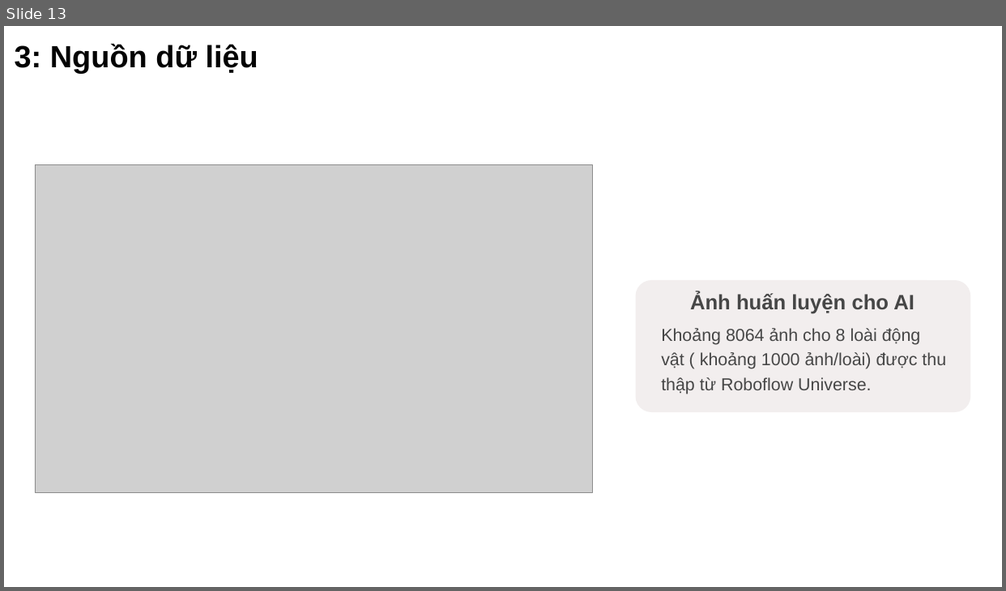
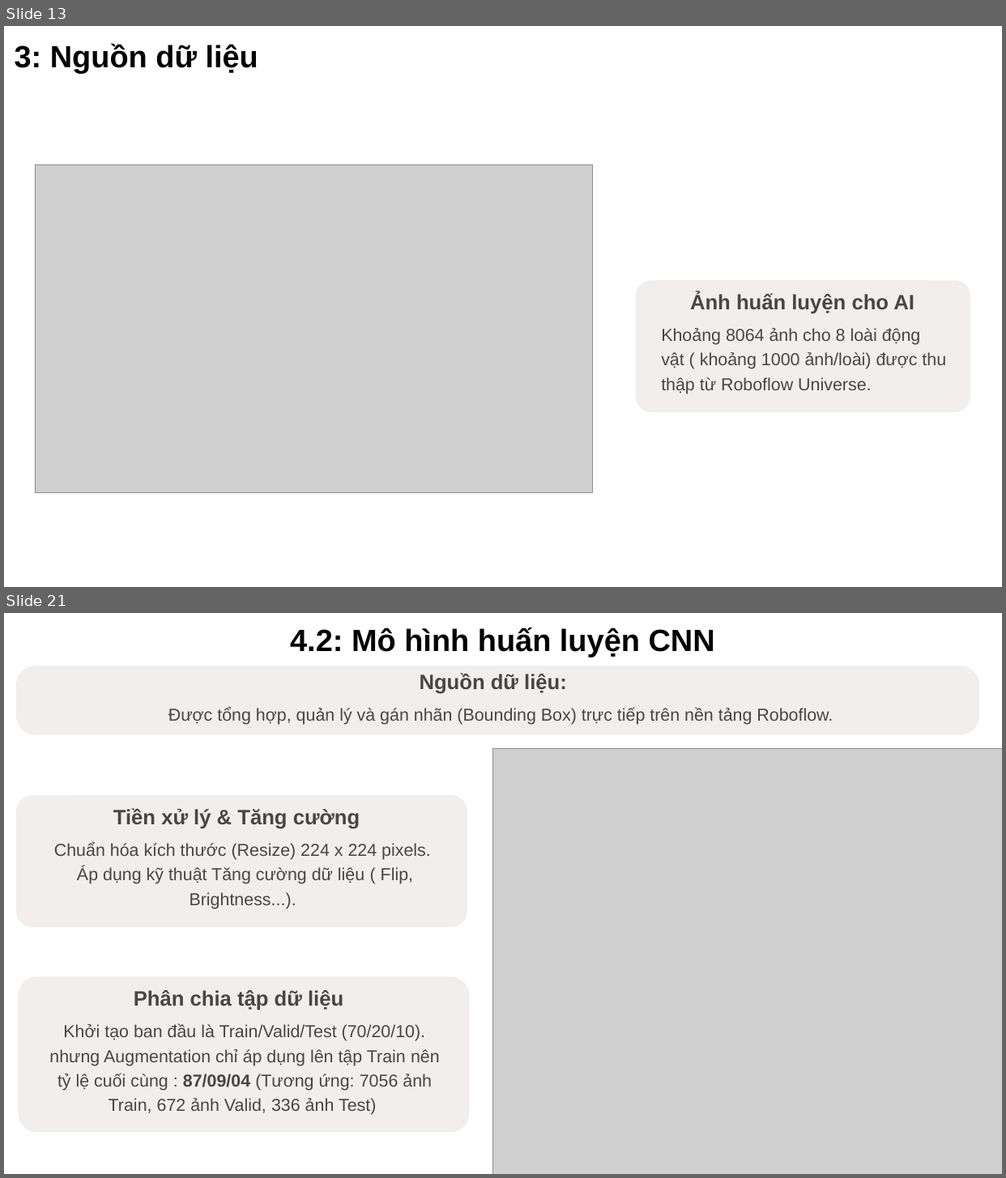
Before and after one commit to NguyenTAnh2005/IntelligentSystem_Vu_Hai_Anh, a slide deck: final_project/reports/Bao_Cao/baocao.pptx. Shown one above the other, each under a label of ours: slide 13 before the commit, slides 13 and 21 after it; the slides between them are not shown. The pictures are 1006x591 and 1006x1178 pixels, drawn with LibreOffice and Linux fonts; fonts in the diff are those of the drawing; grey boxes stand for pictures; background and template pictures are left out. Boxes give left, top, right and bottom in pixels: in the first picture for what was removed or moved away, otherwise in the second. Text is boxed around its words. In the diff, an @@ line names an element or a change of style, - is before the commit and + after.

```diff
--- a/final_project/reports/Bao_Cao/baocao.pptx
+++ b/final_project/reports/Bao_Cao/baocao.pptx
@@ slide 21 added at (4,613,1002,1174), background #000000; not listed: 1 template element that a slide beside it also shows @@
@@ text added at (290,627,715,657), 35.5 pt, text #030303, bold @@
+4.2: Mô hình huấn luyện CNN
@@ rounded rectangle added at (16,666,979,735), fill #F2EEEE @@
@@ text added at (420,673,567,694), 24 pt, text #464646, bold @@
+Nguồn dữ liệu:
@@ text added at (168,707,833,725), 20 pt, text #464646 @@
+Được tổng hợp, quản lý và gán nhãn (Bounding Box) trực tiếp trên nền tảng Roboflow.
@@ picture added at (493,748,1002,1174) @@
@@ rounded rectangle added at (16,795,467,927), fill #F2EEEE @@
@@ text added at (113,808,360,829), 24 pt, text #464646, bold @@
+Tiền xử lý & Tăng cường
@@ text added at (54,842,431,909), 20 pt, text #464646 @@
+Chuẩn hóa kích thước (Resize) 224 x 224 pixels.
+Áp dụng kỹ thuật Tăng cường dữ liệu ( Flip, Brightness...).
@@ rounded rectangle added at (19,977,469,1132), fill #F2EEEE @@
@@ text added at (134,990,343,1011), 24 pt, text #464646, bold @@
+Phân chia tập dữ liệu
@@ text added at (49,1024,440,1115), 20 pt, text #464646 @@
+Khởi tạo ban đầu là Train/Valid/Test (70/20/10). nhưng Augmentation chỉ áp dụng lên tập Train nên tỷ lệ cuối cùng : 87/09/04 (Tương ứng: 7056 ảnh Train, 672 ảnh Valid, 336 ảnh Test)
```
Also in this commit, not shown: 7 slides changed, 26 other slides added, 14 slides removed, 2 other files.
